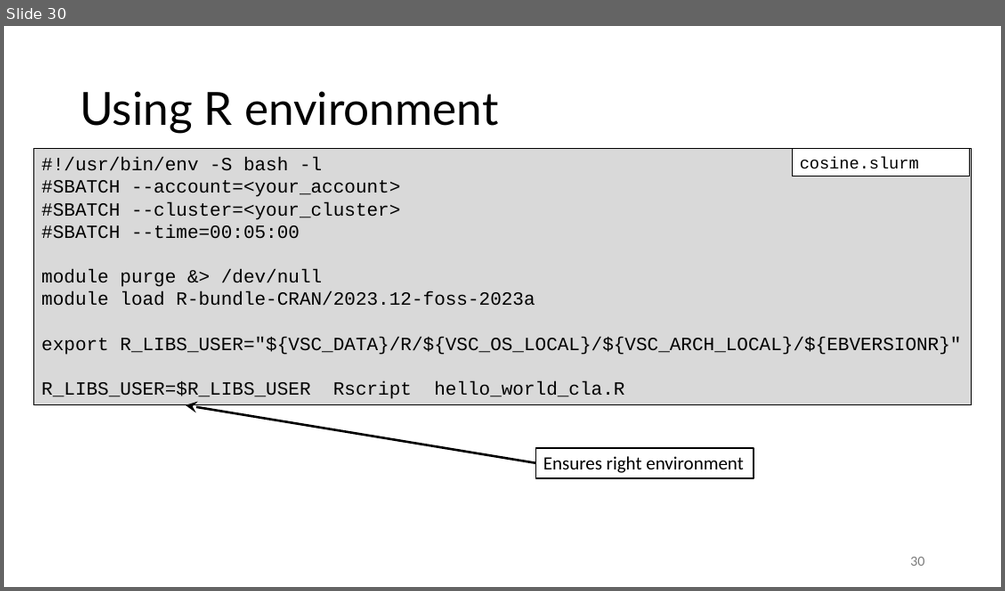
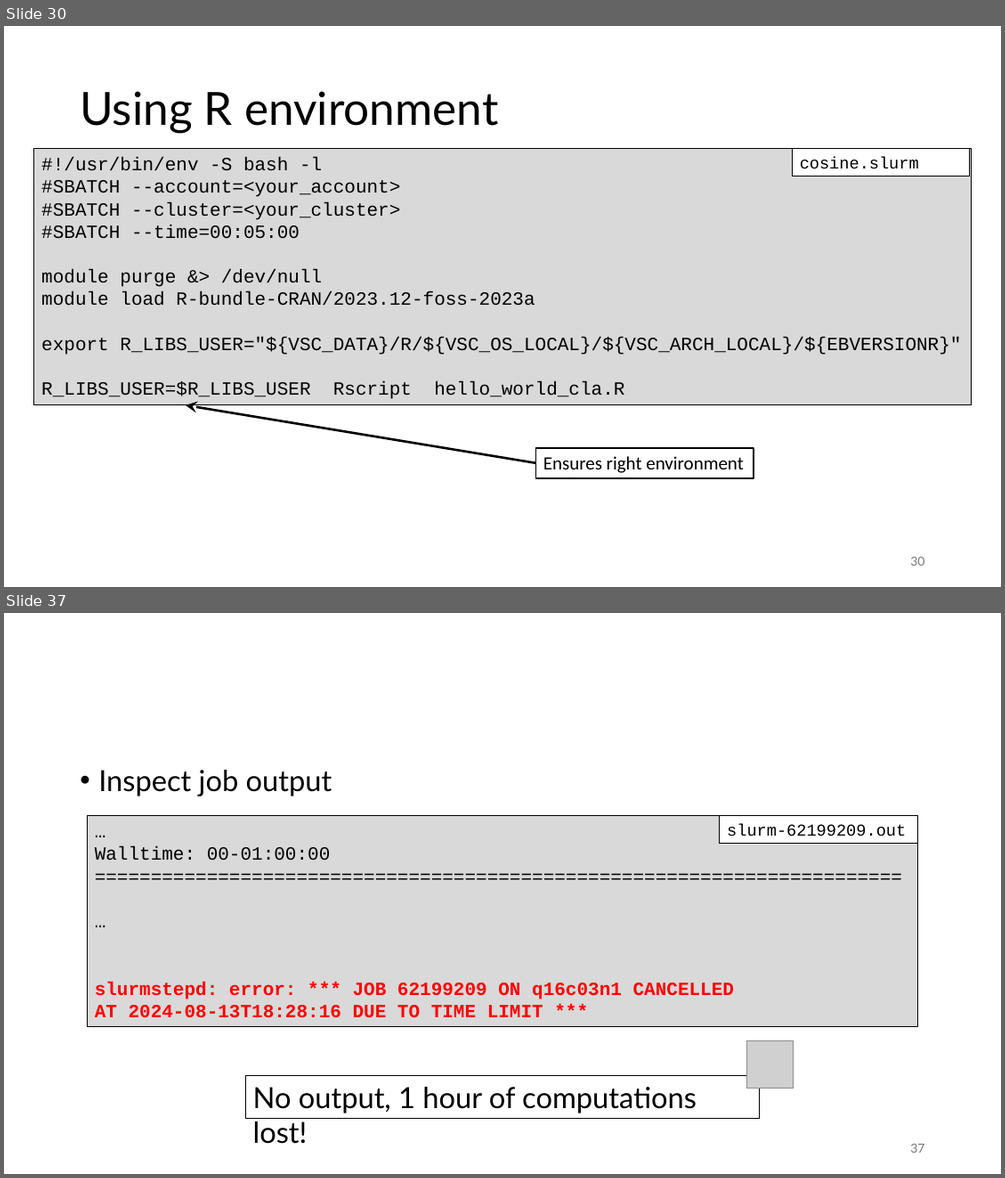
Before and after one commit to gjbex/Best-practices-for-data-science-on-HPC, a slide deck: best_practices_for_data_science_on_hpc.pptx. Shown one above the other, each under a label of ours: slide 30 before the commit, slides 30 and 37 after it; the slides between them are not shown. The pictures are 1005x591 and 1005x1178 pixels, drawn with LibreOffice and Linux fonts; fonts in the diff are those of the drawing; grey boxes stand for pictures. Boxes give left, top, right and bottom in pixels: in the first picture for what was removed or moved away, otherwise in the second. Text is boxed around its words. In the diff, an @@ line names an element or a change of style, - is before the commit and + after.

Commit message:
Add slides on walltime and memory benchmarking

```diff
--- a/best_practices_for_data_science_on_hpc.pptx
+++ b/best_practices_for_data_science_on_hpc.pptx
@@ slide 37 added at (4,613,1001,1174), background #FFFFFF @@
@@ text added at (98,770,332,796), 28 pt, text #000000 @@
+• Inspect job output
@@ rectangle added at (87,816,918,1027), fill #D9D9D9, outline #000000 0.75 pt, 18 pt, text #000000 @@
+…
+Walltime: 00-01:00:00
+========================================================================
+…
+slurmstepd: error: *** JOB 62199209 ON q16c03n1 CANCELLED
+AT 2024-08-13T18:28:16 DUE TO TIME LIMIT ***
@@ rectangle added at (720,816,917,844), fill #FFFFFF, outline #000000 0.75 pt, 16 pt, text #000000 @@
+slurm-62199209.out
@@ picture added at (746,1041,793,1088) @@
@@ rectangle added at (245,1075,760,1118), outline #000000 0.75 pt, 28 pt, text #000000 @@
+No output, 1 hour of computations lost!
@@ page number added at (910,1143,924,1152), 12 pt, text #797979 @@
+37
```
Also in this commit, not shown: 11 other slides added.
